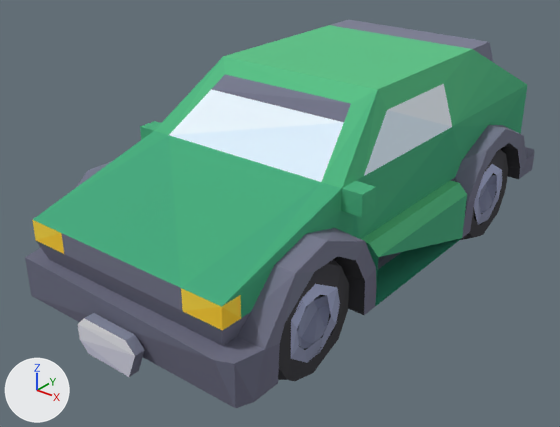
What one commit did to the glTF model client/public/models/vehicules/hatchback_sports.glb.
One viewpoint serves both versions: a 50 mm lens placed at (2.15, -2.97, 2.08), pointed at (-0.09, -0.17, 0.34). The axes (+X, +Y, +Z) are drawn at lower left. The lights are the same throughout. The older version comes first. Vertices at exactly the same position are counted once.

Names of what the first picture shows: 'hatchback_sports'.
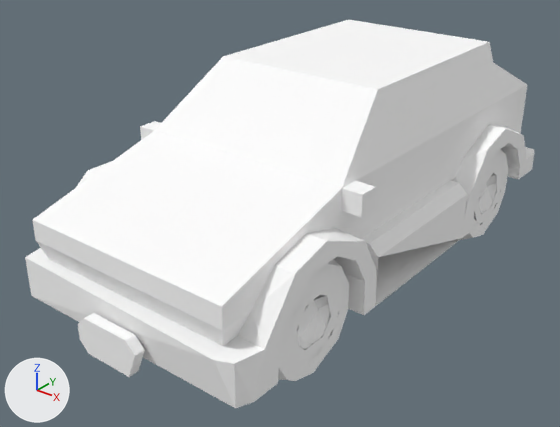
What changed in the scene script:
```text
Change me_hatchback_sports:
    where me_hatchback_sports.from_pydata(...)  # 609 vertices, 979 faces; spans x -0.65..0.65, y -1.4..1.45, z 0.0..1.1
    used by ob_hatchback_sports; location = (0.0, 0.0, 0.0)
    me_hatchback_sports part 1: 443 faces centred in x -0.6..0.6, y -1.11..1.24, z 0.01..0.86 are repainted in the vertex colours; the middle colour goes from dark grey #38383d to white #ffffff
    me_hatchback_sports part 2: 331 faces centred in x -0.65..0.65, y -1.38..1.43, z 0.15..1.1 are repainted in the vertex colours; the middle colour goes from greyish blue #73758a to white #ffffff
    me_hatchback_sports part 3: 205 faces centred in x -0.65..0.65, y -1.4..1.45, z 0.17..1.1 are repainted in the vertex colours; the middle colour goes from green #47ae7e to white #ffffff
```

Location of each change, (x1, y1, x2, y2) in pixels of the pictures (560 x 427 px):
part 1 of me_hatchback_sports, recoloured: (278, 143, 520, 381) in both
part 2 of me_hatchback_sports, recoloured (lighter): (25, 20, 534, 408) in both
part 3 of me_hatchback_sports, recoloured (green to white): (32, 25, 527, 377) in both
